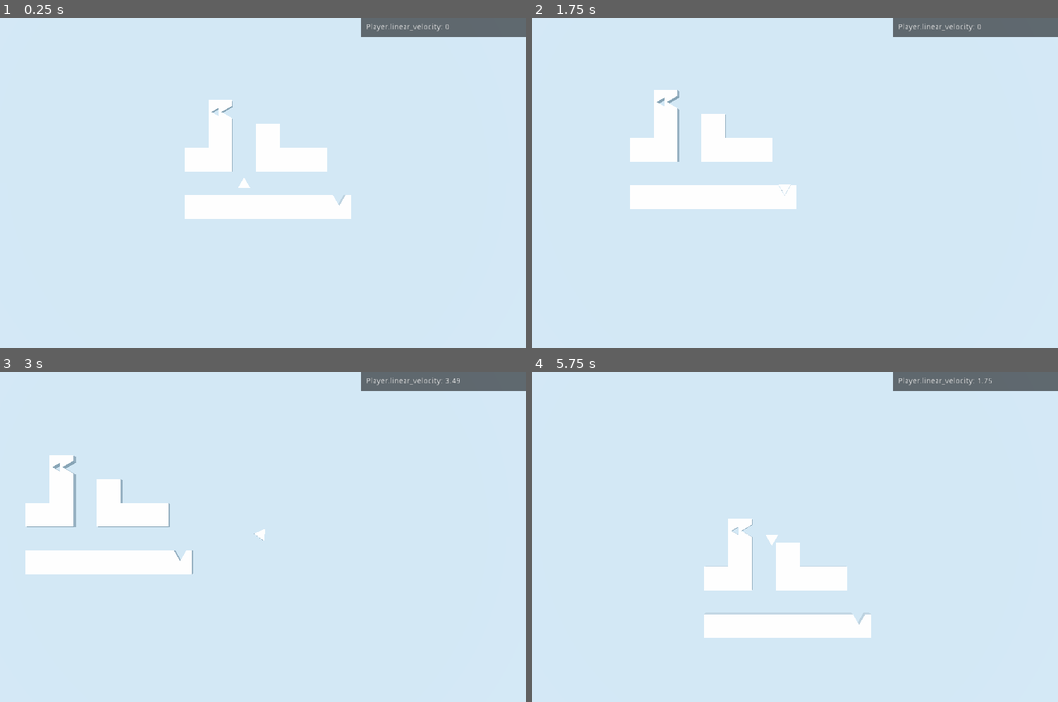
Above: before the commit, frames 1-4 (two rows, left to right).
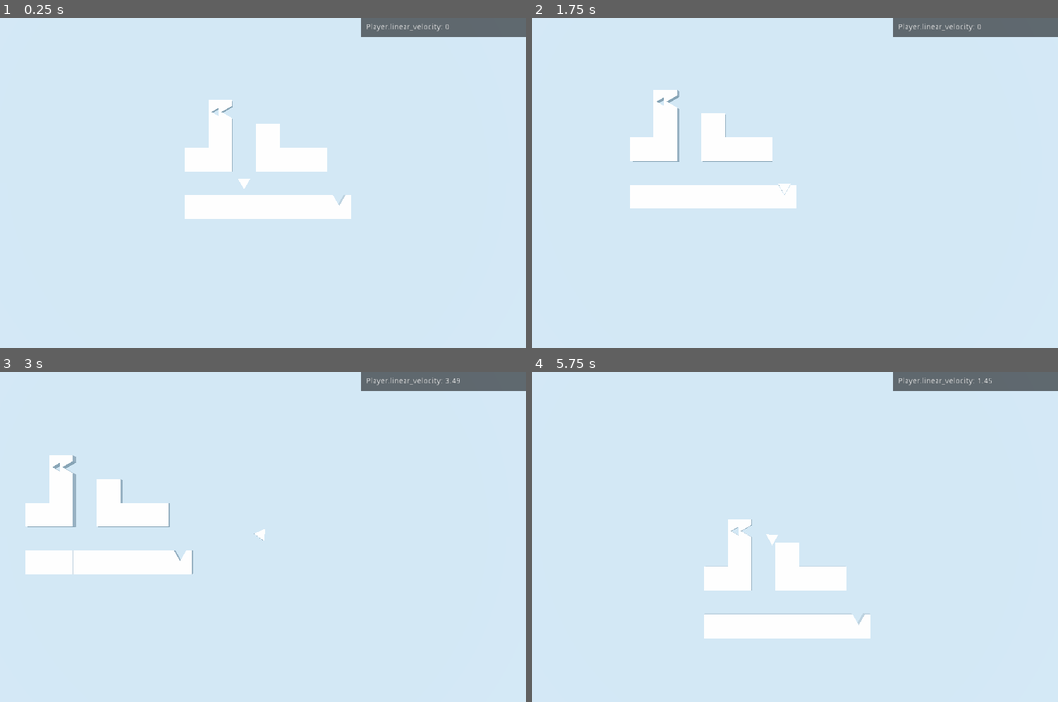
Above: after the commit, the same moments.

Repository: winston-yallow/primitives
Game: Godot game, scene res://levels/00_Test.tscn
Same seed, same stepped clock (60 frames per second), same inputs: the game is played once before the commit and once after it.
Inputs:
- Up to frame 1 (0.25 s): no input
- Up to frame 2 (1.75 s): tap Enter at 0.5 s; hold D (game_right) 0.53-1.28 s; hold Space (reappear) 0.53-1.28 s; hold S (game_backward) from 1.28 s (still down); tap Backspace at 1.35 s
- Up to frame 3 (3 s): release S (game_backward) at 2.03 s; hold D (game_right) 2.03-2.78 s; hold Space (reappear) 2.03-2.78 s; hold W (game_forward) from 2.78 s (still down); tap Backspace at 2.85 s
- Up to frame 4 (5.75 s): release W (game_forward) at 3.53 s; hold Space (reappear) 3.53-4.28 s; hold A (game_left) 3.53-5.03 s; tap Backspace at 4.35 s; hold S (game_backward) from 5.03 s (still down); hold Space (reappear) from 5.03 s (still down)

The runs differ from the first frame. In frame 1, less than 0.1% of the frame differs, in the area x 45-48%, y 48-52%; in frame 2, 0.2%, in the area x 18-51%, y 21-58%; in frame 3, less than 0.1%; in frame 4, 0.2%.

Commit message:
Fix player orientation

Diff:
--- a/game/obstructions/Hideout.tscn
+++ b/game/obstructions/Hideout.tscn
@@ -13,7 +13,7 @@
 [node name="PlayerSpot" type="Area" parent="." index="1" groups=[
 "magnets",
 ]]
-transform = Transform( -1, 0, -8.74228e-08, 0, 1, 0, 8.74228e-08, 0, -1, 0, 0, 0.344317 )
+transform = Transform( 1, 0, 1.74846e-07, 0, 1, 0, -1.74846e-07, 0, 1, 0, 0, 0.344317 )
 
 [node name="CollisionShape" type="CollisionShape" parent="PlayerSpot" index="0"]
 shape = SubResource( 1 )
--- a/game/player/Player.gd
+++ b/game/player/Player.gd
@@ -53,7 +53,7 @@
             var b := direction
             var dot := a.x * b.x + (-a.z) * (-b.z)
             var det := a.x * (-b.z) - (-a.z) * b.x
-            target_rotation = atan2(det, dot) + PI  # model is rotated by 180°
+            target_rotation = atan2(det, dot)
 
         var current_rotation := state.transform.basis.get_euler().y
         var new_rotation := lerp_angle(
--- a/game/player/Player.tscn
+++ b/game/player/Player.tscn
@@ -25,7 +25,6 @@
 script = ExtResource( 2 )
 
 [node name="MeshInstance" type="MeshInstance" parent="."]
-transform = Transform( -1, 0, -8.74228e-08, 0, 1, 0, 8.74228e-08, 0, -1, 0, 0, 0 )
 mesh = ExtResource( 1 )
 material/0 = null
 
